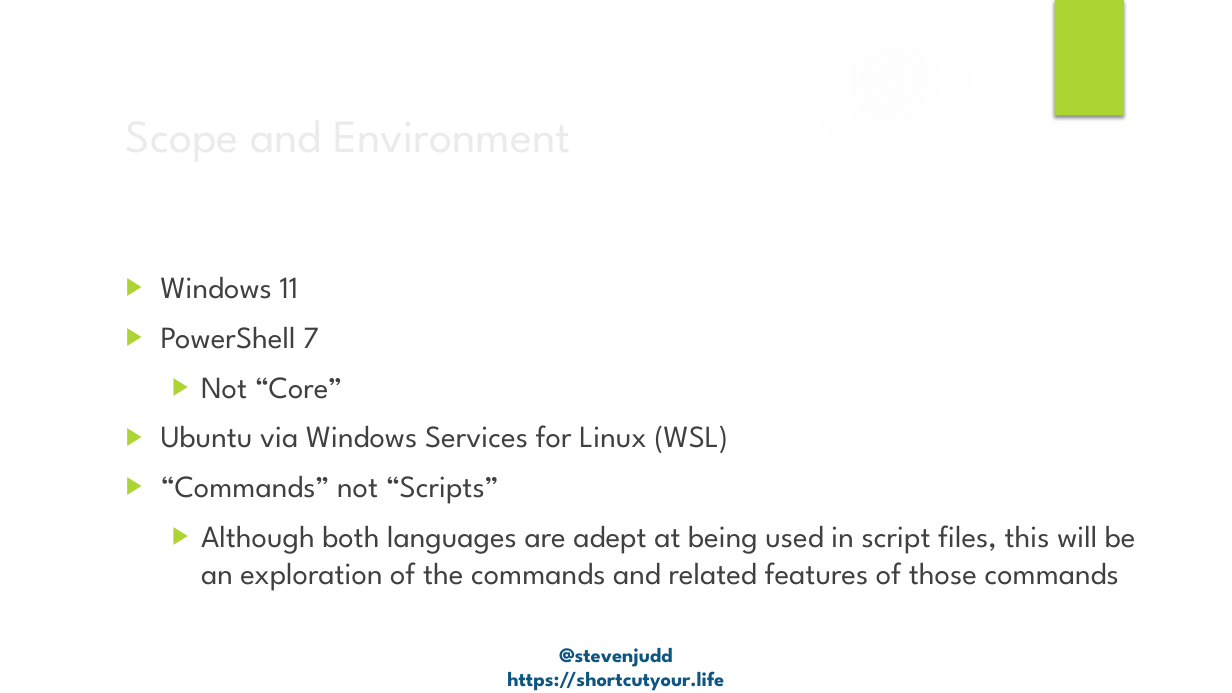
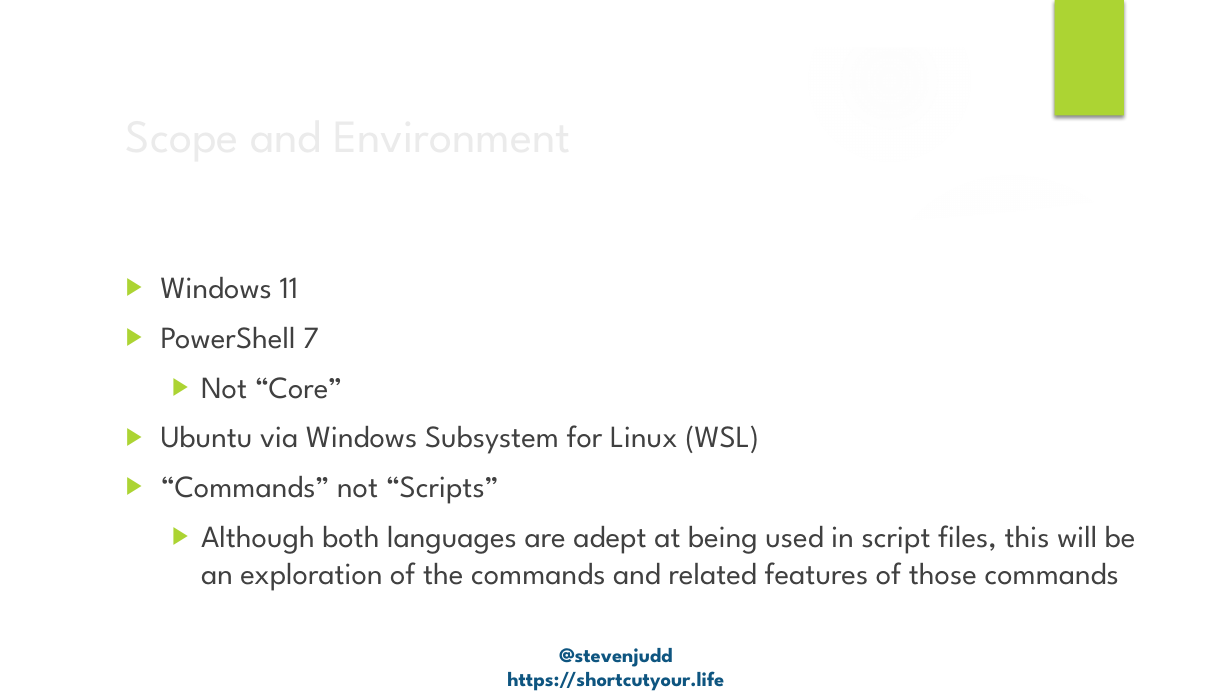
Before and after one commit to stevenjudd/DontBashPowerShell, a slide deck: slide 4 of Dont Bash PowerShell.pptx. Drawn at 1232x693 pixels with LibreOffice and Linux fonts; fonts in the diff are those of the drawing; background and template pictures are left out. Boxes give left, top, right and bottom in pixels: in the first picture for what was removed or moved away, otherwise in the second. Text is boxed around its words. In the diff, an @@ line names an element or a change of style, - is before the commit and + after.

```diff
--- a/Dont Bash PowerShell.pptx
+++ b/Dont Bash PowerShell.pptx
@@ text at (x1=161, y1=425, x2=759, y2=454): text changed @@
-▶ Ubuntu via Windows Services for Linux (WSL)
+▶ Ubuntu via Windows Subsystem for Linux (WSL)
```
Also in this commit, not shown: 4 other slides changed, 3 other files.
